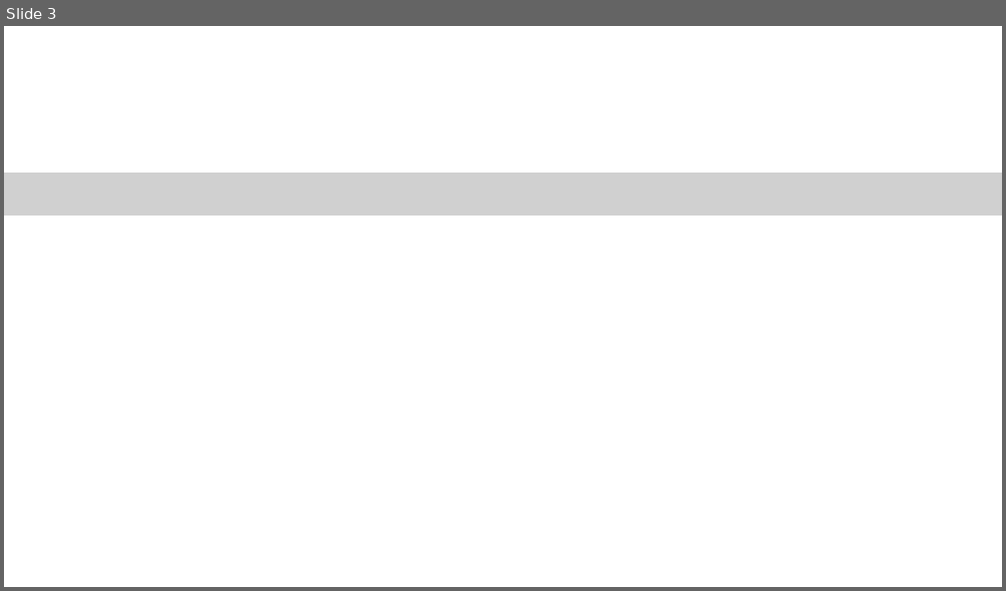
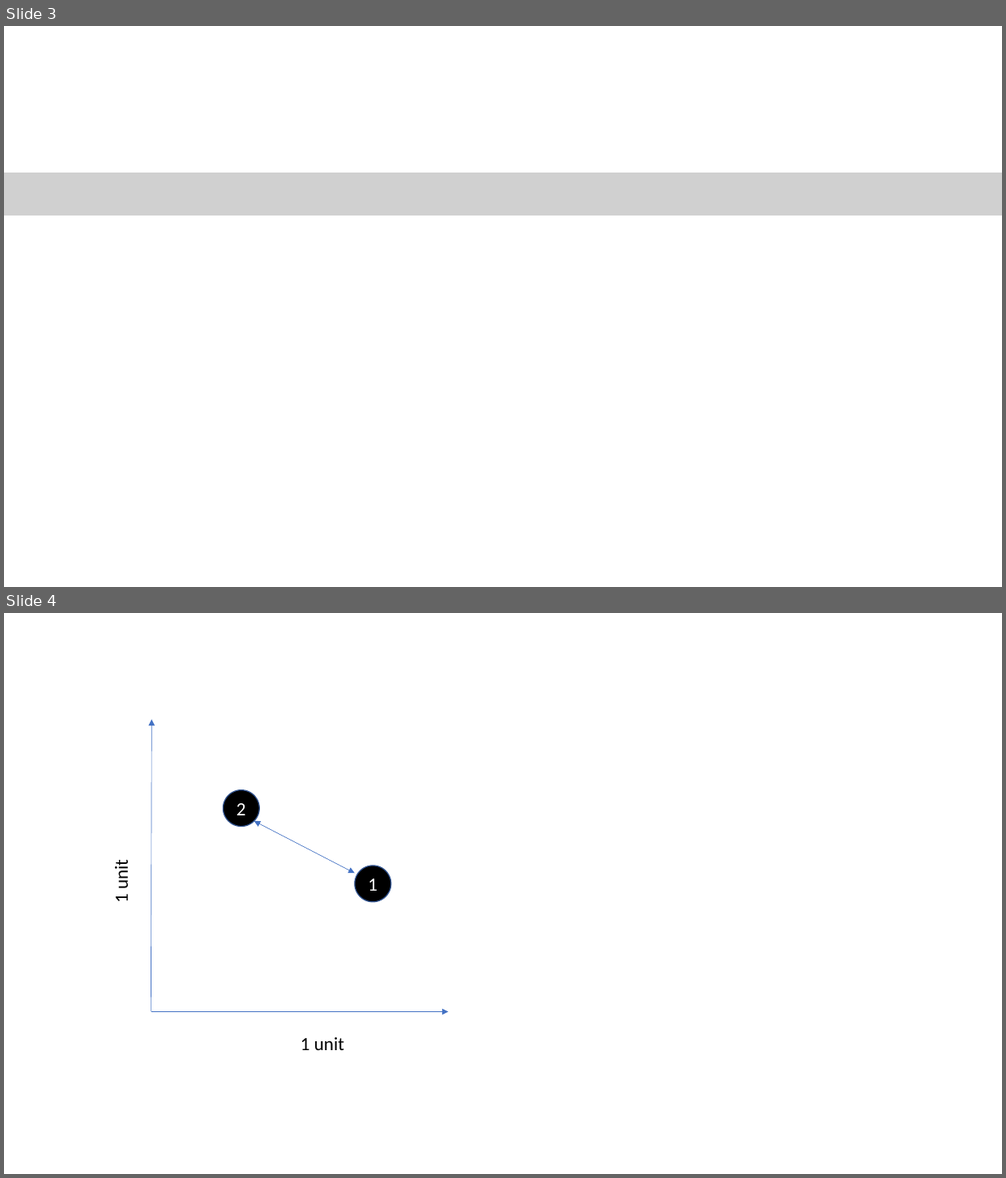
Before and after one commit to sdg002/sdg002.github.io, a slide deck: nne_distribution/Presentation1.pptx. Shown one above the other, each under a label of ours: slide 3 before the commit, slides 3 and 4 after it. The pictures are 1006x591 and 1006x1178 pixels, drawn with LibreOffice and Linux fonts; fonts in the diff are those of the drawing; grey boxes stand for pictures. Boxes give left, top, right and bottom in pixels: in the first picture for what was removed or moved away, otherwise in the second. Text is boxed around its words. In the diff, an @@ line names an element or a change of style, - is before the commit and + after.

```diff
--- a/nne_distribution/Presentation1.pptx
+++ b/nne_distribution/Presentation1.pptx
@@ slide 4 added at [4, 613, 1002, 1174], background #FFFFFF @@
@@ arrow added from (151, 1012) to (151, 719), #4472C4 0.5 pt @@
@@ ellipse added at [224, 790, 260, 827], fill #000000, outline #325491 1 pt, 18 pt, text #FFFFFF @@
+2
@@ double arrow added from (254, 821) to (355, 874), #4472C4 0.5 pt @@
@@ text added at [110, 862, 133, 901], 18 pt, text #000000 @@
+1 unit
@@ ellipse added at [355, 866, 391, 903], fill #000000, outline #325491 1 pt, 18 pt, text #FFFFFF @@
+1
@@ arrow added from (151, 1012) to (449, 1012), #4472C4 0.5 pt @@
@@ text added at [300, 1037, 344, 1050], 18 pt, text #000000 @@
+1 unit
```
Also in this commit, not shown: 4 other files.
